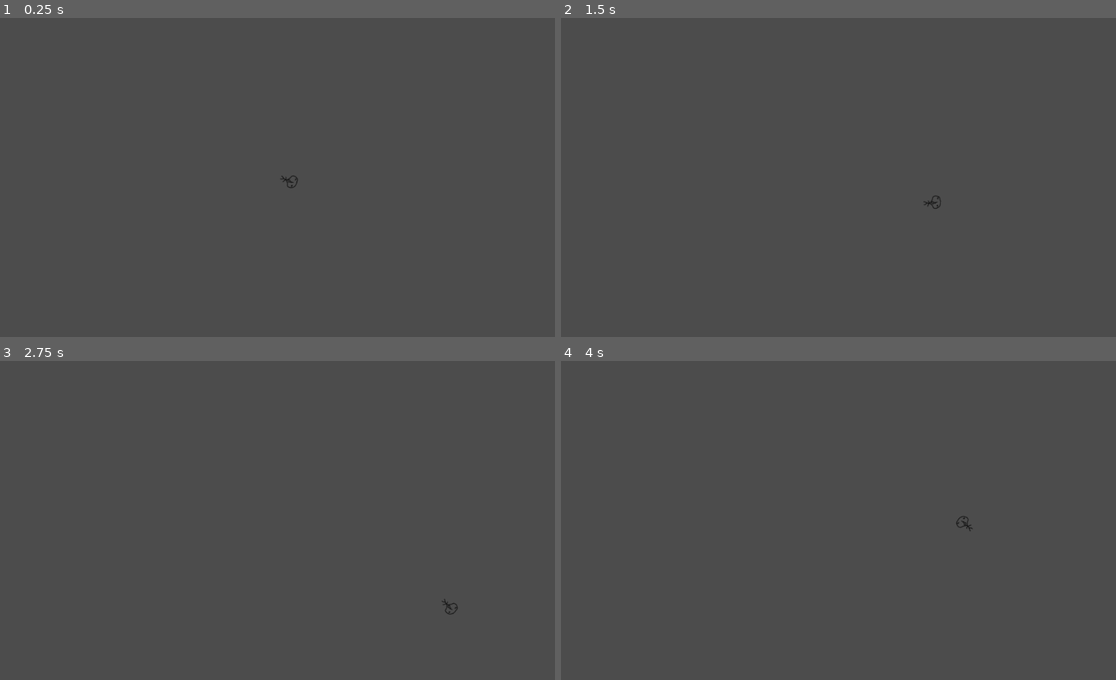
Above: before the commit, frames 1-4 (two rows, left to right).
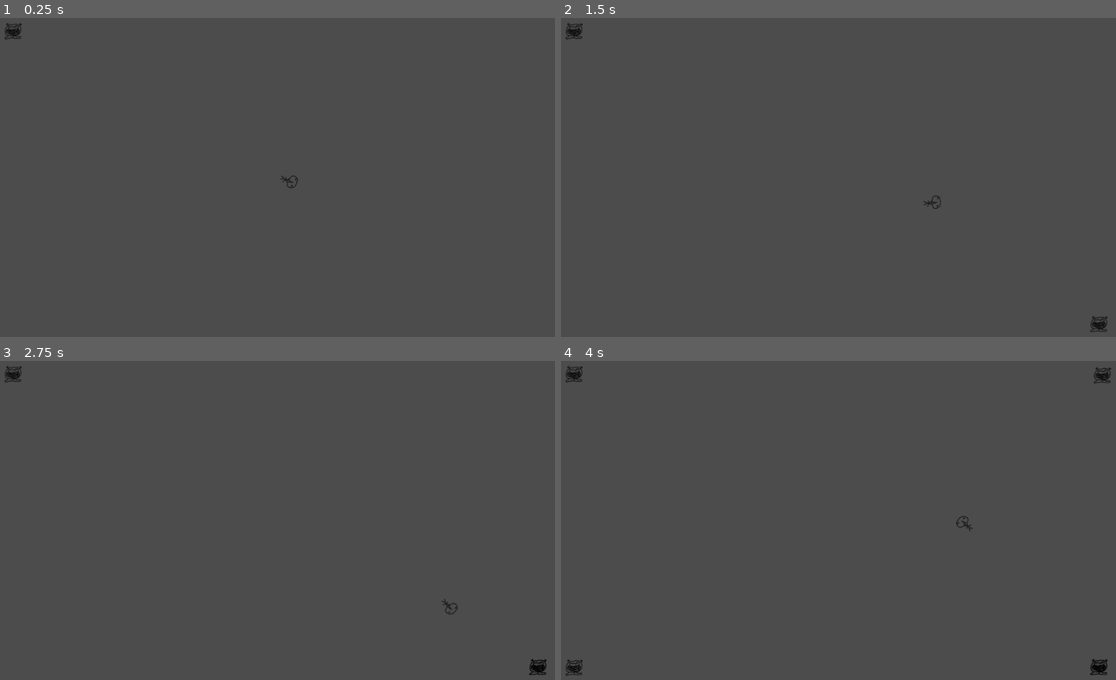
Above: after the commit, the same moments.

Repository: drarbego/Disparos
Game: Godot game, scene res://scenes/World.tscn
The game is run twice, just before and just after one commit, with the same random seed, the same clock (stepped at 60 frames per second) and the same inputs.
Inputs (mouse positions are in pixels of both pictures, inside the frame that each line leads up to):
- Up to frame 1 (0.25 s): no input
- Up to frame 2 (1.5 s): tap Enter at 0.5 s; move the mouse to (960, 161) at 0.52 s; hold D (right) 0.53-1.28 s; move the mouse to (727, 193) at 1.27 s; hold S (down) from 1.28 s (still down)
- Up to frame 3 (2.75 s): move the mouse to (333, 447) at 2.02 s; release S (down) at 2.03 s; hold D (right) from 2.03 s (still down)
- Up to frame 4 (4 s): move the mouse to (810, 587) at 2.77 s; release D (right) at 2.78 s; hold W (up) 2.78-3.53 s; move the mouse to (1005, 571) at 3.52 s; hold A (left) from 3.53 s (still down)

The runs differ from the first frame. In frame 1, less than 0.1% of the frame differs, in the area x 0-4%, y 1-7%; in frame 2, 0.2%; in frame 3, 0.2%; in frame 4, 0.4%, in the area x 0-100%, y 1-99%.

Commit message:
added spawner

Diff:
--- a/scenes/World.tscn
+++ b/scenes/World.tscn
@@ -1,9 +1,12 @@
-[gd_scene load_steps=2 format=2]
+[gd_scene load_steps=3 format=2]
 
 [ext_resource path="res://scenes/player.tscn" type="PackedScene" id=1]
+[ext_resource path="res://scenes/enemy_spawner.tscn" type="PackedScene" id=2]
 
-[node name="world" type="Node2D"]
+
+
+[node name="world" type="Node2D" index="0"]
 
 [node name="player" parent="." index="0" instance=ExtResource( 1 )]
 
-speed = 200
+[node name="enemy_spawner" parent="." index="1" instance=ExtResource( 2 )]
--- a/scenes/enemy.tscn
+++ b/scenes/enemy.tscn
@@ -1,7 +1,8 @@
 [gd_scene load_steps=4 format=2]
 
-[ext_resource path="res://scenes/enemy.gd" type="Script" id=1]
+[ext_resource path="res://scripts/enemy.gd" type="Script" id=1]
 [ext_resource path="res://sprites/enemy.png" type="Texture" id=2]
+
 
 [sub_resource type="RectangleShape2D" id=1]
 
--- a/scenes/enemy_spawner.tscn
+++ b/scenes/enemy_spawner.tscn
@@ -28,3 +28,5 @@
 wait_time = 1.0
 one_shot = false
 autostart = true
+
+[connection signal="timeout" from="Timer" to="." method="_on_Timer_timeout"]
--- a/scripts/enemy_spawner.gd
+++ b/scripts/enemy_spawner.gd
@@ -2,21 +2,27 @@
 
 const Enemy = preload("res://scenes/enemy.tscn")
 
+func get_spawners():
+	var spawners = []
+	var children = get_children()
+	for child in children:
+		if child.is_class("Node2D"):
+			spawners.append(child)
+	return spawners
+
 func spawn():
+	var spawners = get_spawners()
+
 	randomize()
+	var spawner = spawners[randi()%spawners.size()]
+
+
 	var enemy = Enemy.instance()
-	var enemy_position = Vector2()
-	enemy_position.x = [0, get_viewport().size.x][randi()%2]
-	enemy_position.y = [0, get_viewport().size.y][randi()%2]
-	enemy.position = enemy_position
-	print(enemy_position)
-	get_node("container").add_child(enemy)
+	enemy.position = spawner.position
+	self.add_child(enemy)
 
 func _ready():
 	spawn()
-	pass
 
-#func _process(delta):
-#	# Called every frame. Delta is time since last frame.
-#	# Update game logic here.
-#	pass
+func _on_Timer_timeout():
+	spawn()
Renamed: scenes/enemy.gd -> scripts/enemy.gd
